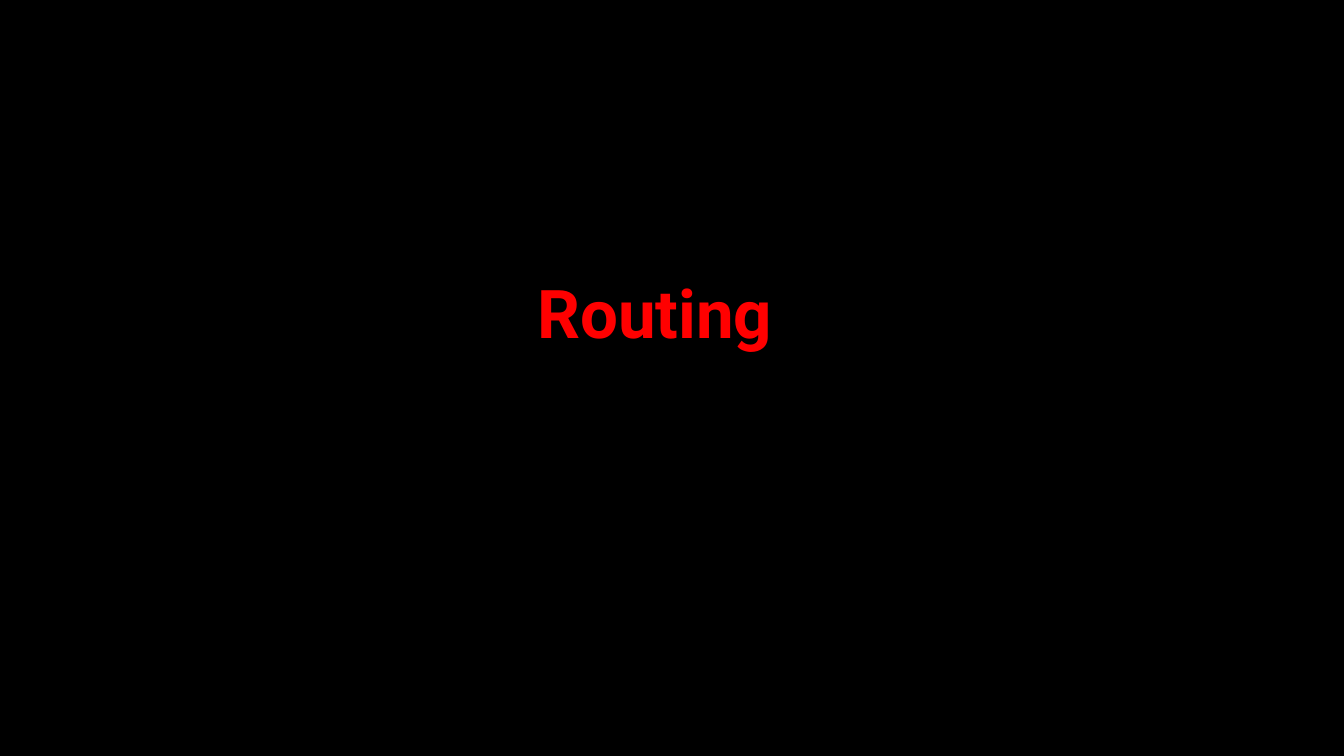
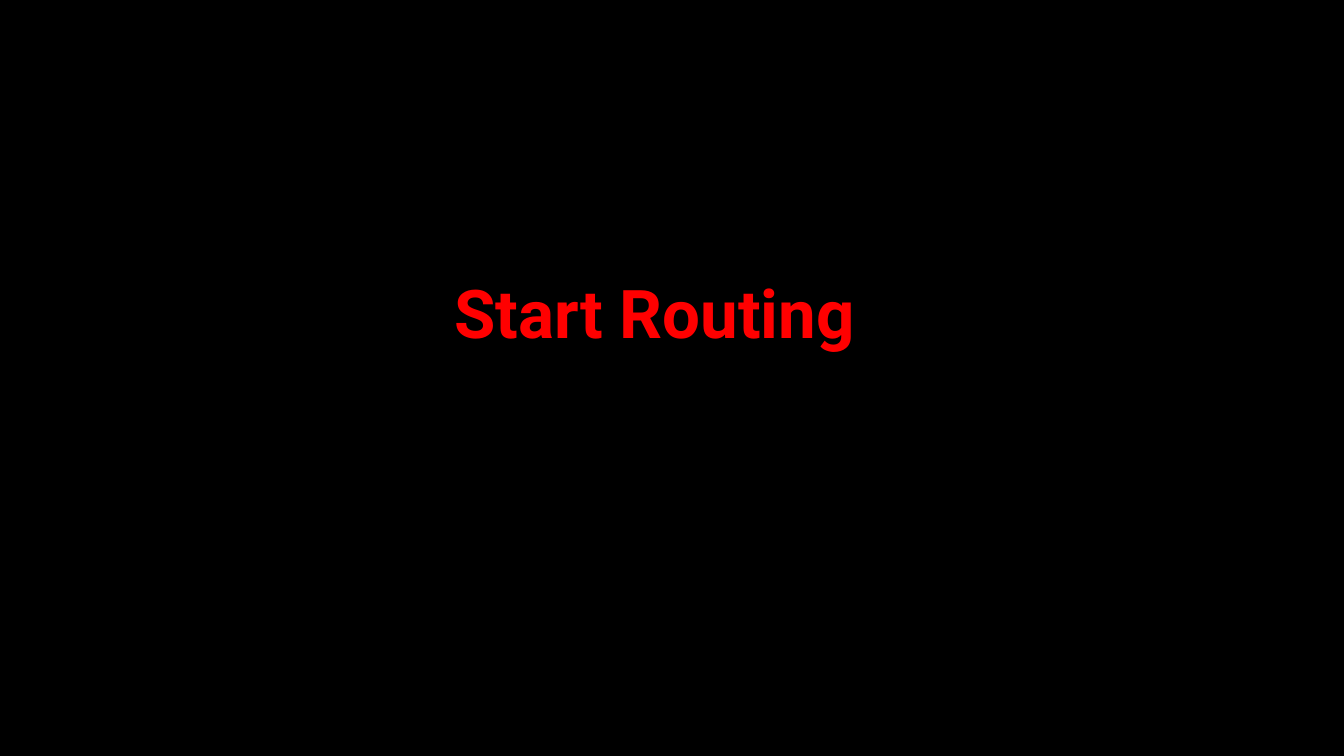
Before and after one commit to AhmedMohamedSamir1/Summary, a slide deck: slide 6 of Angular & type script/Angular.pptx (slide 5 before the commit). Drawn at 1344x756 pixels with LibreOffice and Linux fonts; fonts in the diff are those of the drawing; background and template pictures are left out. Boxes give left, top, right and bottom in pixels: in the first picture for what was removed or moved away, otherwise in the second. Text is boxed around its words. In the diff, an @@ line names an element or a change of style, - is before the commit and + after.

```diff
--- a/Angular & type script/Angular.pptx
+++ b/Angular & type script/Angular.pptx
@@ title at bbox=[454, 288, 855, 352]: text changed @@
-Routing
+Start Routing
```
Also in this commit, not shown: 1 other slide changed, 25 slides added, 4 other files.
